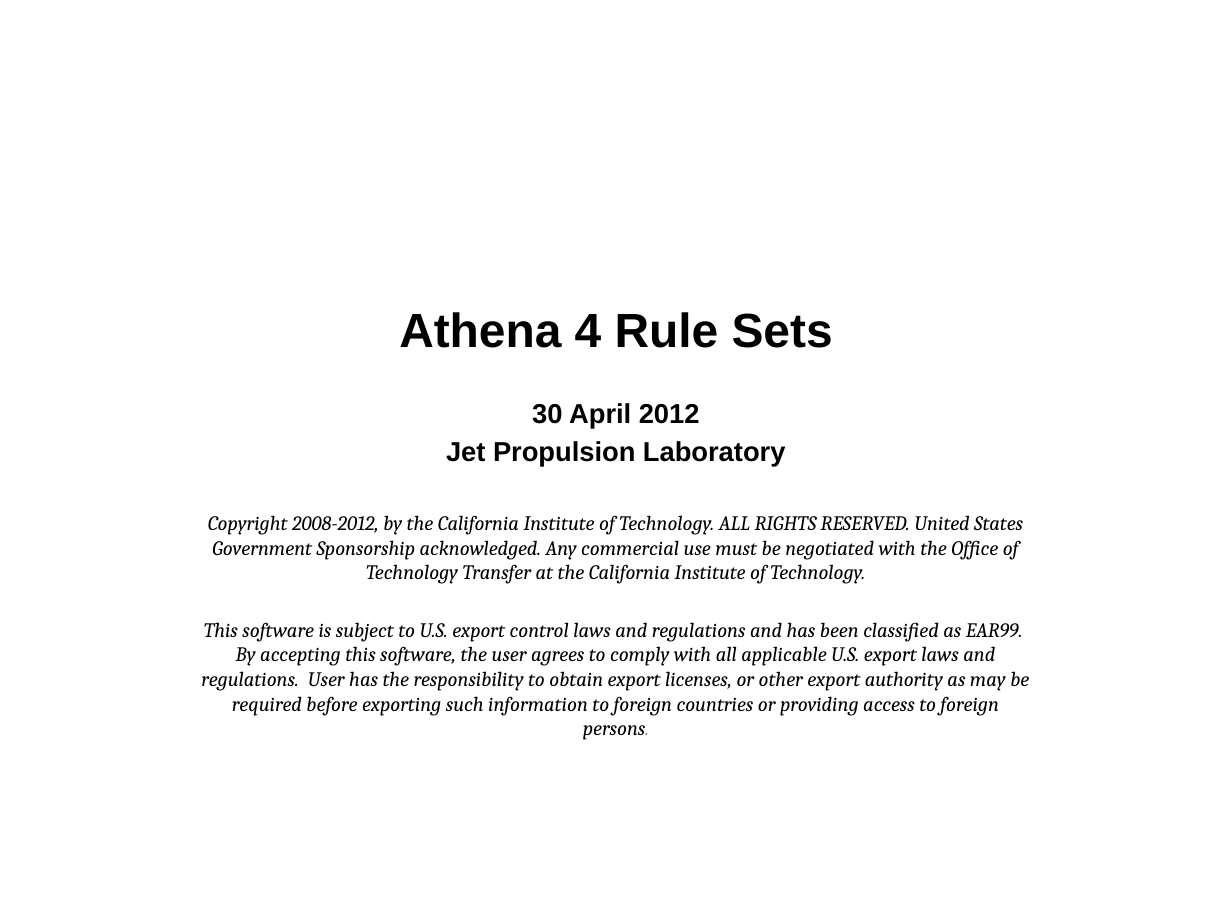
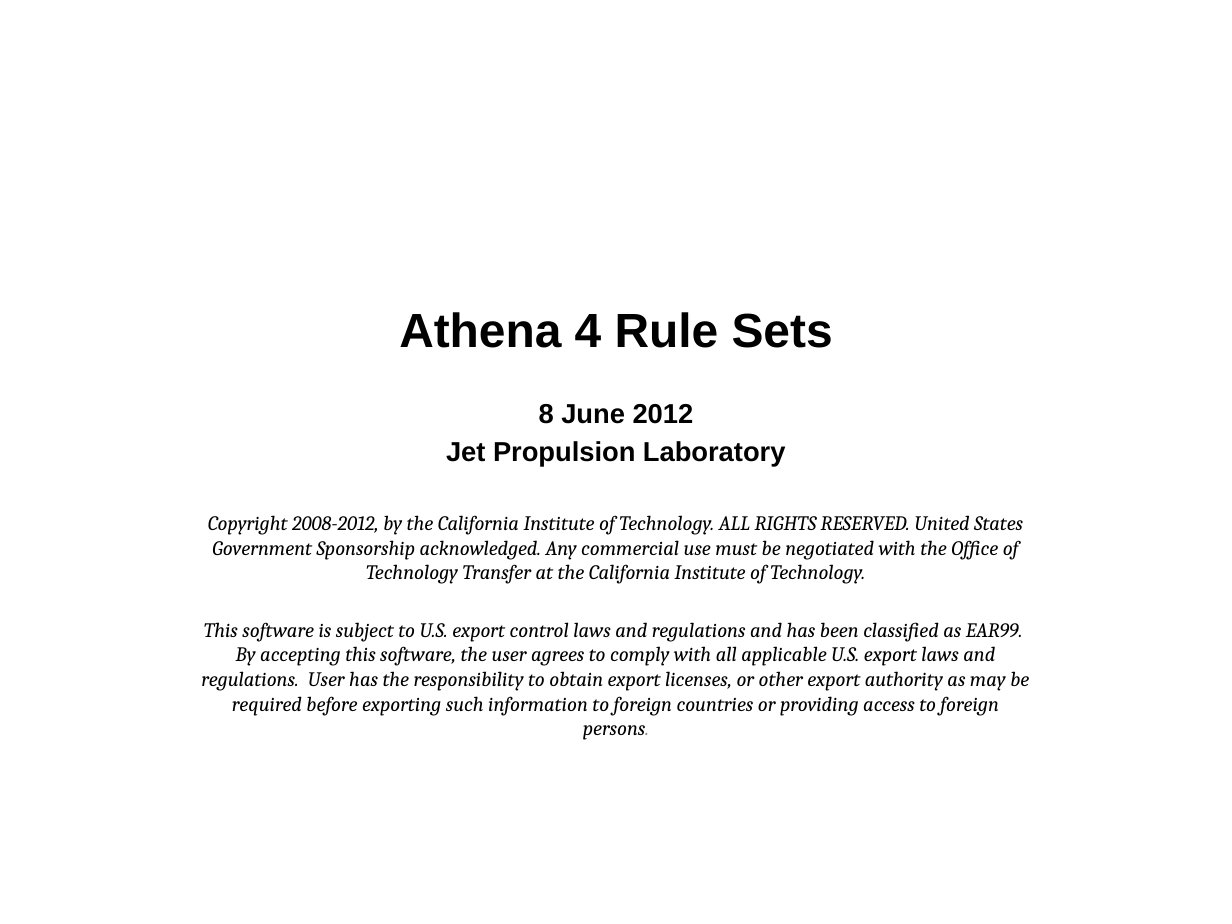
Before and after one commit to AthenaModel/athena-legacy, a slide deck: slide 1 of docs/dev/rules.pptx. Drawn at 1232x924 pixels with LibreOffice and Linux fonts; fonts in the diff are those of the drawing. Boxes give left, top, right and bottom in pixels: in the first picture for what was removed or moved away, otherwise in the second. Text is boxed around its words. In the diff, an @@ line names an element or a change of style, - is before the commit and + after.

Commit message:
Added the IOM rule set, as it currently exists, to the Rules document.

```diff
--- a/docs/dev/rules.pptx
+++ b/docs/dev/rules.pptx
@@ subtitle at [539, 404, 694, 424]: text changed @@
-30 April 2012
+8 June 2012
```
Also in this commit, not shown: 79 other slides changed, 3 slides added.
